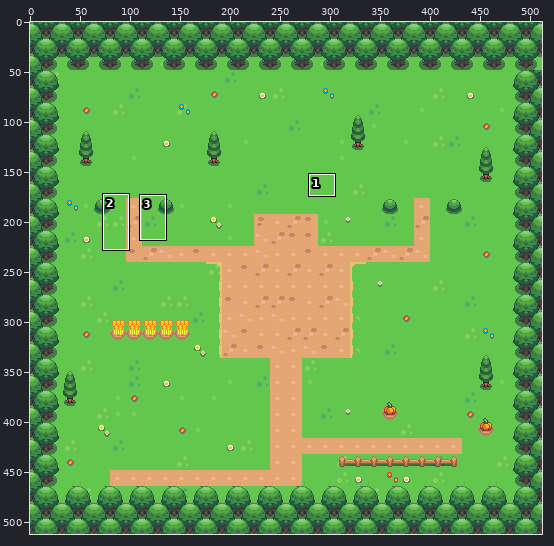
Sprite sheet -- map.png. The picture above shows the old version from afar; the outline marks the close-up.
Close-up. Old version:
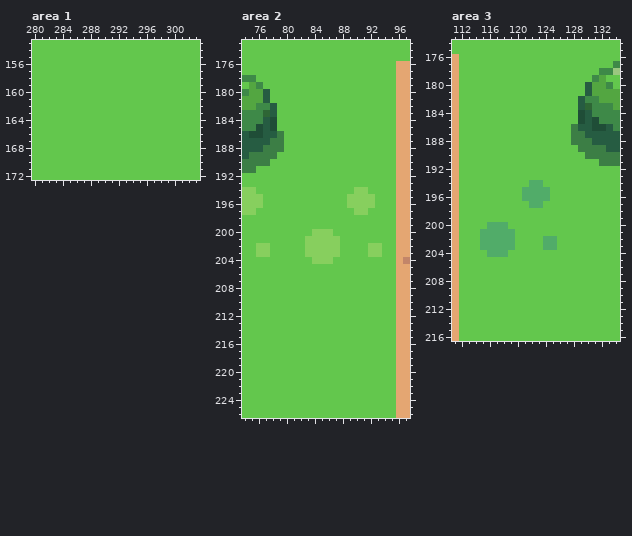
The file is 512x512 pixels. Colours within 5 levels of each other are drawn and written as one. Shown: area 1: x 280..303, y 153..172; area 2: x 74..97, y 173..226; area 3: x 111..134, y 174..216. The commit also changed other parts of the picture, which this record leaves out.
New version:
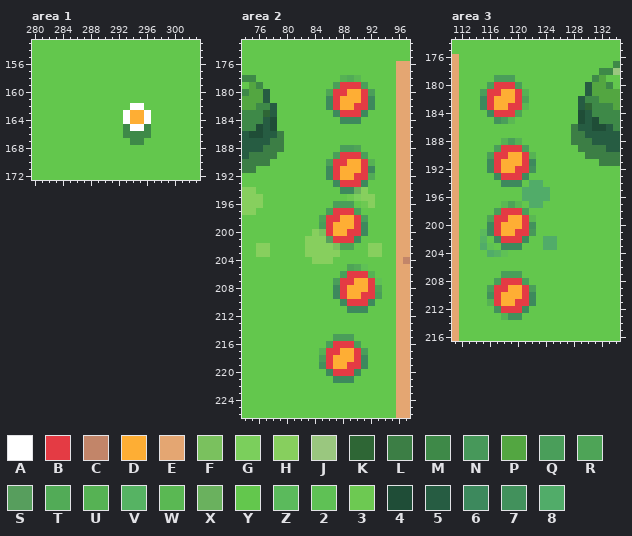
Palette (. is transparent): A #ffffff  B #e43b44  C #c28569  D #feae34  E #e4a672  F #7ac15e  G #7bcf5c  H #87cf5e  J #9ac77f  K #2e6635  L #3c7e45  M #3e8948  N #47985a  P #53a641  Q #4a9e5a  R #4ea457  S #579e5d  T #52ab57  U #56b254  V #56b363  W #5ab853  X #6ab15e  Y #63c74d  Z #5bba5c  2 #5fc155  3 #6dc952  4 #1f4d37  5 #265c42  6 #3d895d  7 #42915c  8 #51ac69
From old to new:
Changed rows in their new state; - is an unchanged pixel.
Area 1:
first column x 293:
162 -AA-
163 ADDA
164 ADDA
165 MAAM
166 MMMM
167 -MM-
Area 2:
first column x 86:
178 --UTW--
179 -QBBBQ-
180 RBBDDBQ
181 6BDDDB6
182 6BDDBB6
183 -6BBB6-
184 --666--
first column x 85:
188 ---QQR---
189 --QBBBQ--
190 -QBBDDBU-
191 -6BDDDB6-
192 -6BDDBBT-
193 --6BBB6--
194 ---66X---
195 ----3G---
196 --QQQY3--
197 -QBBBQY--
198 RBBDDBQ--
199 QBDDDB6--
200 FBDDBB6--
201 -SBBB6---
202 --FRR----
205 ----RT2--
206 ---QBBBU-
207 --QBBDDB2
208 --6BDDDBR
209 --6BDDBBQ
210 ---6BBB6-
211 ----666--
first column x 85:
215 --QQQ--
216 -QBBBQ-
217 UBBDDBQ
218 QBDDDB6
219 7BDDBB6
220 -6BBB6-
221 --666--
Area 3:
first column x 115:
179 --QQQ---
180 -QBBBQ--
181 QBBDDBU-
182 6BDDDBR-
183 6BDDBBW-
184 -6BBBR--
185 --7QW---
188 ---UQU--
189 --QBBBQ-
190 -QBBDDBU
191 -6BDDDB6
192 -6BDDBB7
193 --6BBB6-
194 ---666--
197 ---WRW--
198 --QBBBQ-
199 -RBBDDBW
200 -6BDDDB7
201 Z6BDDBBN
202 VY6BBB6-
203 -2Y666--
204 --V2----
207 ---QQQ--
208 --QBBBQ-
209 -QBBDDBQ
210 -7BDDDB6
211 -UBDDBB6
212 --7BBB6-
213 ---U77--
Changed places in both close-ups, as pixel boxes (x1, y1, x2, y2):
changed: (123, 103, 151, 145)
changed: (326, 75, 375, 124)
changed: (319, 145, 382, 313)
changed: (319, 334, 368, 383)
changed: (480, 75, 536, 320)
